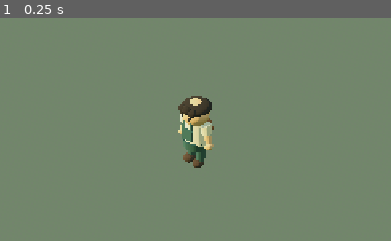
Above: before the commit, frame 1.
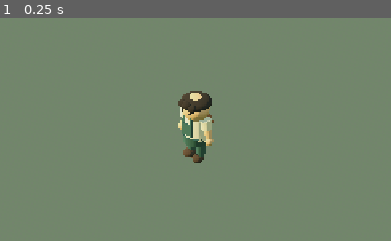
Above: after the commit, the same moment.

Repository: eneft/Lembah-sari
Game: Godot game, scene res://scenes/PlayableV5Test.tscn
Same seed, same stepped clock (60 frames per second), same inputs: the game is played once before the commit and once after it.
Inputs:
- Up to frame 1 (0.25 s): no input
The pictures show only the part of the screen within x 25-75%, y 25-75%; the shares and areas given below are measured in that part.

The runs differ from the first frame. In frame 1, 1.6% of the frame differs, in the area x 45-55%, y 32-68%.

Commit message:
fix(character): align playable camera with reworked scale

Diff:
--- a/scripts/playable_v5_test.gd
+++ b/scripts/playable_v5_test.gd
@@ -122,12 +122,12 @@
 		push_warning("Playable V5 test could not find the player camera")
 		return
 
-	# Slightly closer than the prototype camera so the V5 material/detail work can
-	# be judged while moving without losing the farming-game overview.
+	# Keep the reworked compact/chibi player centered below the scene midpoint so
+	# the environment stays dominant while the silhouette remains readable.
 	camera.position = Vector3(8.2, 9.4, 8.2)
 	camera.fov = 37.0
 	camera.far = 160.0
-	camera.look_at(player.global_position + Vector3(0.0, 0.95, 0.0), Vector3.UP)
+	camera.look_at(player.global_position + Vector3(0.0, 0.82, 0.0), Vector3.UP)
 
 
 func _build_test_hud() -> void:
